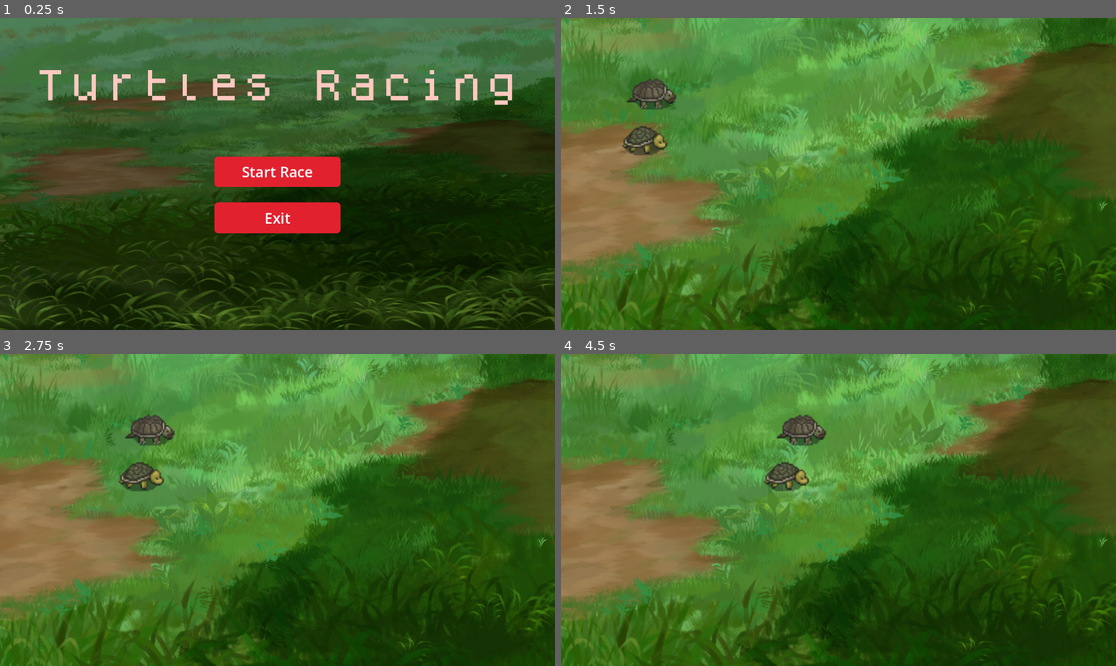
Above: before the commit, frames 1-4 (two rows, left to right).
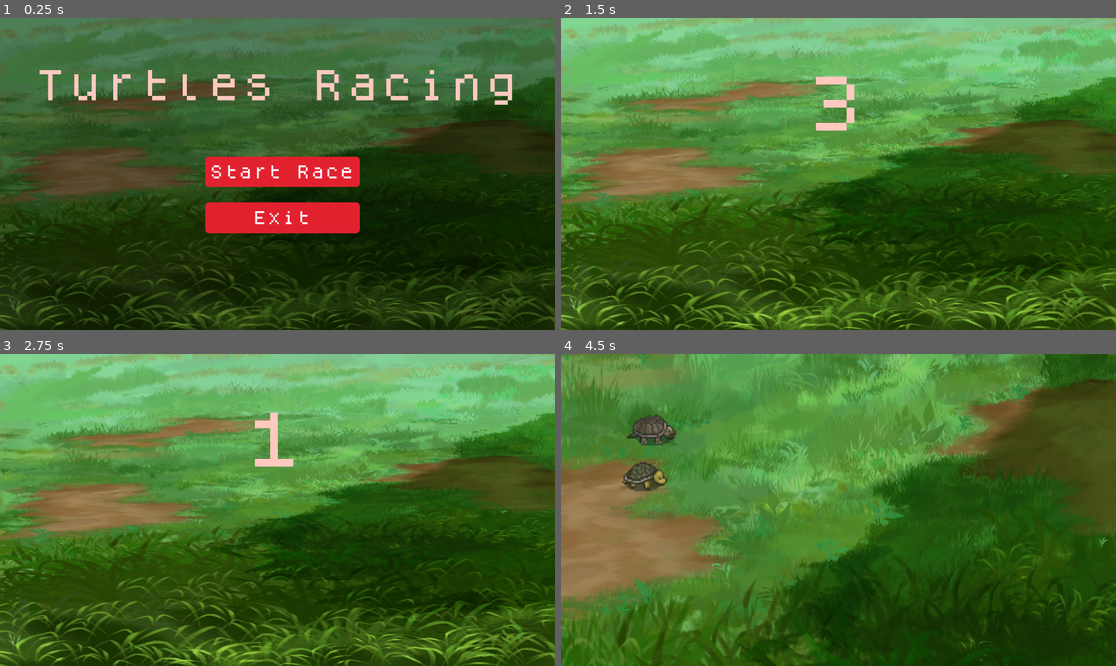
Above: after the commit, the same moments.

Repository: FernandoH-G/Turtles-Racing
Game: Godot game, scene res://main_menu.tscn
Same seed, same stepped clock (60 frames per second), same inputs: the game is played once before the commit and once after it.
Inputs:
- Up to frame 1 (0.25 s): no input
- Up to frame 2 (1.5 s): click "Start Race" at 0.5 s
- Up to frame 3 (2.75 s): no input
- Up to frame 4 (4.5 s): no input

The runs differ from the first frame. In frame 1, 1.6% of the frame differs, in the area x 36-65%, y 44-70%; in frame 2, 66%; in frame 3, 66%, in the area x 0-100%, y 0-100%; in frame 4, 2.3%.

Commit message:
Have countdown that starts when the user presses the start button and when it timeouts, it transitions to race scene.

Diff:
--- /dev/null
+++ b/countdown.gd
@@ -0,0 +1,16 @@
+extends Control
+
+var countdownTime
+
+# Called when the node enters the scene tree for the first time.
+func _ready() -> void:
+	countdownTime = 3
+	$Label.text = str(countdownTime)
+	$Timer.start()
+
+func _on_timer_timeout() -> void:
+	countdownTime -= 1
+	$Label.text = str(countdownTime)
+	if countdownTime == 0:
+		$Timer.stop()
+		get_tree().change_scene_to_file("res://race.tscn")
--- /dev/null
+++ b/countdown.tscn
@@ -0,0 +1,49 @@
+[gd_scene format=3 uid="uid://0w7quyyqu6h2"]
+
+[ext_resource type="Script" uid="uid://cdtd2fsmgfync" path="res://countdown.gd" id="1_scgq4"]
+[ext_resource type="Script" uid="uid://cqe7wdclkdqjf" path="res://timer.gd" id="2_a2sxx"]
+[ext_resource type="Texture2D" uid="uid://buoxhh34q23bw" path="res://sarah-wilhelmi-digital-medow.jpg" id="2_xcysy"]
+[ext_resource type="FontFile" uid="uid://b7j07vghhu7ev" path="res://dogica.ttf" id="4_xcysy"]
+
+[sub_resource type="StyleBoxTexture" id="StyleBoxTexture_3k43o"]
+texture = ExtResource("2_xcysy")
+
+[node name="Countdown" type="Control" unique_id=681545706]
+layout_mode = 3
+anchors_preset = 15
+anchor_right = 1.0
+anchor_bottom = 1.0
+grow_horizontal = 2
+grow_vertical = 2
+script = ExtResource("1_scgq4")
+
+[node name="Timer" type="Timer" parent="." unique_id=217921296]
+script = ExtResource("2_a2sxx")
+
+[node name="Panel" type="Panel" parent="." unique_id=651131708]
+layout_mode = 1
+anchors_preset = 15
+anchor_right = 1.0
+anchor_bottom = 1.0
+grow_horizontal = 2
+grow_vertical = 2
+theme_override_styles/panel = SubResource("StyleBoxTexture_3k43o")
+
+[node name="Label" type="Label" parent="." unique_id=481676521]
+layout_mode = 1
+anchors_preset = 8
+anchor_left = 0.5
+anchor_top = 0.5
+anchor_right = 0.5
+anchor_bottom = 0.5
+offset_left = -36.0
+offset_top = -202.0
+offset_right = 37.0
+offset_bottom = -27.0
+grow_horizontal = 2
+grow_vertical = 2
+theme_override_colors/font_color = Color(1, 0.7882353, 0.7529412, 1)
+theme_override_fonts/font = ExtResource("4_xcysy")
+theme_override_font_sizes/font_size = 128
+
+[connection signal="timeout" from="Timer" to="." method="_on_timer_timeout"]
--- a/main_menu.gd
+++ b/main_menu.gd
@@ -1,19 +1,7 @@
 extends Control
 
-
-# Called when the node enters the scene tree for the first time.
-func _ready() -> void:
-	pass # Replace with function body.
-
-
-# Called every frame. 'delta' is the elapsed time since the previous frame.
-func _process(_delta: float) -> void:
-	pass
-
-
 func _on_start_pressed() -> void:
-	get_tree().change_scene_to_file("res://main.tscn")
-
+	get_tree().change_scene_to_file("res://countdown.tscn")
 
 func _on_exit_pressed() -> void:
 	get_tree().quit()
--- a/main_menu.tscn
+++ b/main_menu.tscn
@@ -72,9 +72,9 @@
 anchor_top = 0.5
 anchor_right = 0.5
 anchor_bottom = 0.5
-offset_left = -131.0
+offset_left = -150.0
 offset_top = -36.0
-offset_right = 131.0
+offset_right = 171.0
 offset_bottom = 123.0
 grow_horizontal = 2
 grow_vertical = 2
@@ -87,6 +87,7 @@
 theme_override_colors/font_focus_color = Color(1, 1, 1, 1)
 theme_override_colors/font_pressed_color = Color(1, 1, 1, 1)
 theme_override_colors/font_hover_color = Color(1, 1, 1, 1)
+theme_override_fonts/font = ExtResource("2_7vrkn")
 theme_override_font_sizes/font_size = 30
 theme_override_styles/normal = SubResource("StyleBoxFlat_rhts7")
 theme_override_styles/pressed = SubResource("StyleBoxFlat_jix8l")
@@ -101,6 +102,7 @@
 theme_override_colors/font_focus_color = Color(1, 1, 1, 1)
 theme_override_colors/font_pressed_color = Color(1, 1, 1, 1)
 theme_override_colors/font_hover_color = Color(1, 1, 1, 1)
+theme_override_fonts/font = ExtResource("2_7vrkn")
 theme_override_font_sizes/font_size = 30
 theme_override_styles/normal = SubResource("StyleBoxFlat_rhts7")
 theme_override_styles/pressed = SubResource("StyleBoxFlat_nlkkf")
--- /dev/null
+++ b/timer.gd
@@ -0,0 +1 @@
+extends Timer
Not shown, added: countdown.gd.uid
Renamed: main.tscn -> race.tscn
Not shown, added: timer.gd.uid
